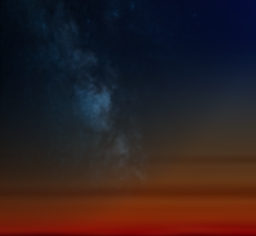
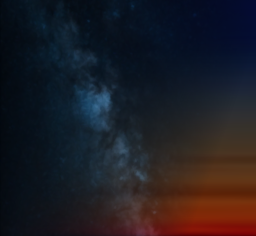
Layered file, before and after one edit (256x236). Changes by layer:
painted on "Pasted Layer" over [0, 0, 256, 236]
